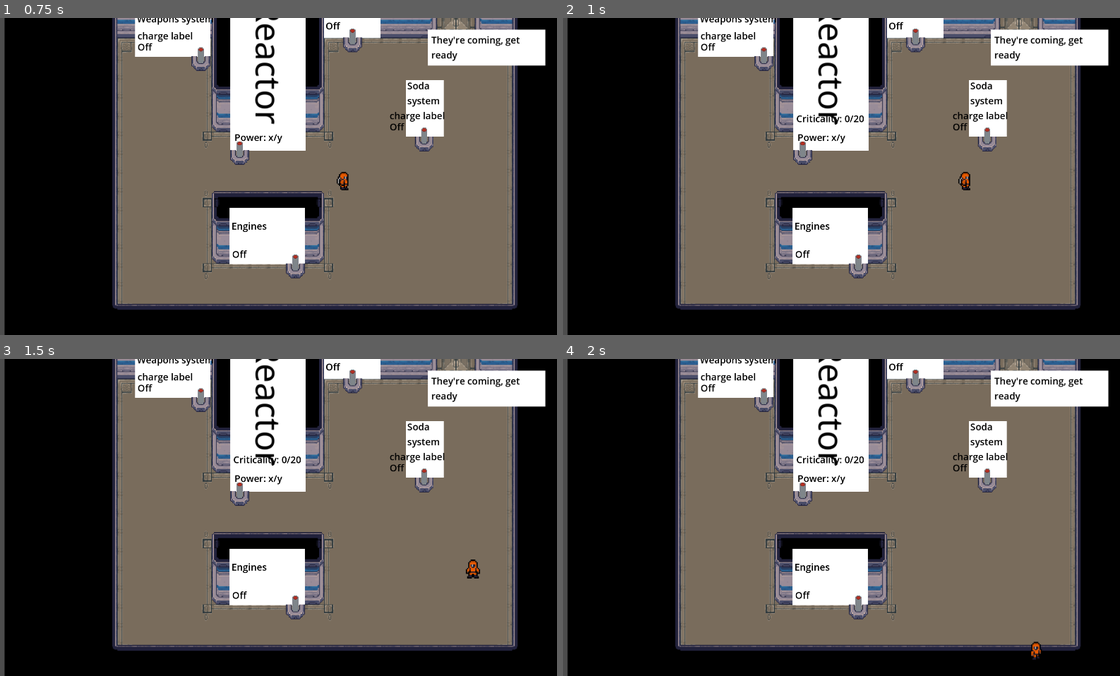
Above: before the commit, frames 1-4 (two rows, left to right).
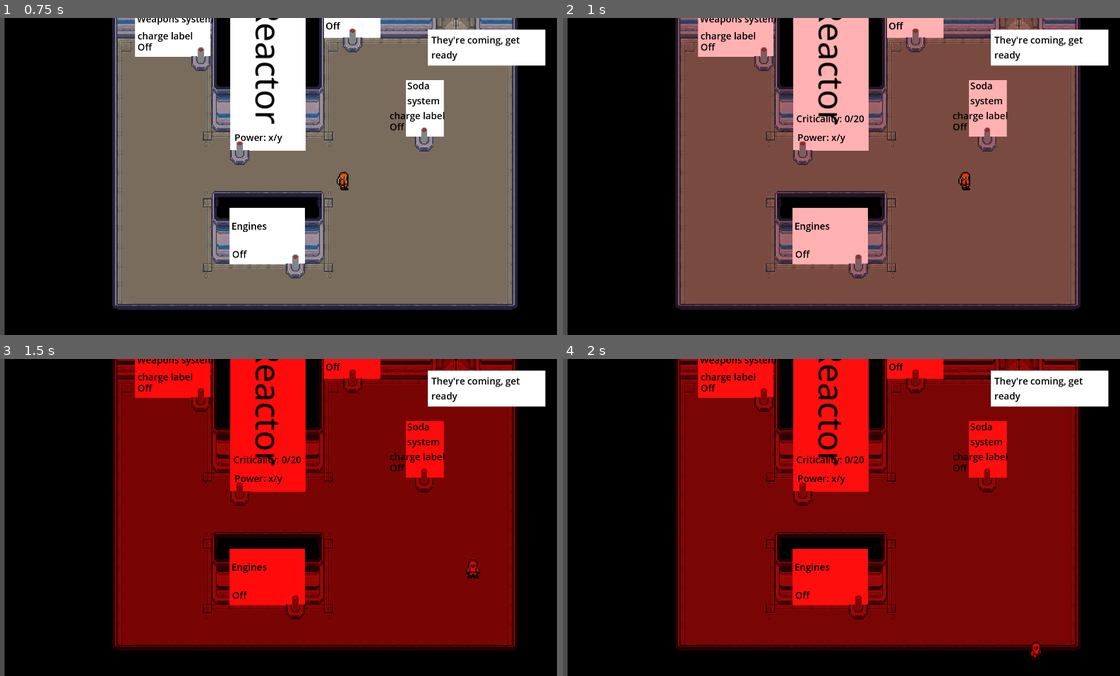
Above: after the commit, the same moments.

Repository: RichTeaMan/not-on-my-watch
Game: Godot game, scene res://scenes/engineering-room.tscn
The game is run twice, just before and just after one commit, with the same random seed, the same clock (stepped at 60 frames per second) and the same inputs.
Inputs:
- Up to frame 1 (0.75 s): hold D (right) from 0.53 s (still down); tap E (action) at 0.6 s
- Up to frame 2 (1 s): keep holding D (right); tap End (ui_end) at 0.8 s
- Up to frame 3 (1.5 s): release D (right) at 1.28 s; hold S (down) from 1.28 s (still down); tap End (ui_end) at 1.35 s
- Up to frame 4 (2 s): keep holding S (down); tap E (action) at 1.55 s

Frame 1 is identical in both runs. In frame 2, 59% of the frame differs, in the area x 20-93%, y 0-91%; in frame 3, 63%; in frame 4, 63%, in the area x 20-93%, y 0-95%.

Commit message:
Added red siren when reactor reaches criticality.

Diff:
--- a/assets/furniture/reactor/reactor.gd
+++ b/assets/furniture/reactor/reactor.gd
@@ -1,4 +1,4 @@
-extends Node2D
+class_name Reactor extends Node2D
 
 @export var MAX_POWER = 100
 @export var TICK_TIME = 1
@@ -31,6 +31,9 @@
         critical_level -= 1
     critical_label.text = "Criticality: %s/%s" % [critical_level, MAX_CRITICAL_LEVEL]
 
+func is_in_danger() -> bool:
+    return (MAX_CRITICAL_LEVEL * 0.75) <= critical_level
+
 func _on_button_pressed(button_id: String):
     if button_id != "reactor":
         return
--- a/scenes/engineering-room.tscn
+++ b/scenes/engineering-room.tscn
@@ -36,7 +36,8 @@
 [node name="furniture" type="Node2D" parent="."]
 y_sort_enabled = true
 
-[node name="Reactor" parent="furniture" instance=ExtResource("3_f62ad")]
+[node name="reactor" parent="furniture" instance=ExtResource("3_f62ad")]
+unique_name_in_owner = true
 z_index = 1
 y_sort_enabled = true
 position = Vector2(288, 128)
@@ -73,3 +74,6 @@
 
 [node name="soda" parent="." instance=ExtResource("9_083vw")]
 position = Vector2(555, 184)
+
+[node name="canvas_modulate" type="CanvasModulate" parent="."]
+unique_name_in_owner = true
--- a/scenes/engineering_room.gd
+++ b/scenes/engineering_room.gd
@@ -14,6 +14,7 @@
 
 @onready var camera = %camera
 
+@onready var reactor: Reactor = %reactor
 @onready var shield: ConsumerSubsystem = %shield
 @onready var engine: ConsumerSubsystem = %engine
 @onready var weapons: ConsumerSubsystem = %weapons
@@ -31,6 +32,8 @@
 var ship_aliments: Array[Aliments] = []
 
 var weapon_offline_seconds = 0
+
+var red_siren_active = false
 
 func _ready() -> void:
     Global.on_enemy_ship_state_changed.connect(_on_enemy_ship_state_changed)
@@ -50,6 +53,11 @@
 func _process(delta: float) -> void:
     for enemy_ship in enemy_ships:
         enemy_ship.process(delta)
+
+    if reactor.is_in_danger():
+        start_red_siren()
+    else:
+        stop_red_siren()
 
     second_timer -= delta
     if second_timer <= 0.0:
@@ -72,6 +80,9 @@
         camera.shake(1.0)
     if Input.is_action_just_pressed("ui_page_down"):
         UI.add_comm_message("a new message")
+    if Input.is_action_just_pressed("ui_end"):
+        red_siren_active = !red_siren_active
+        red_siren()
 
 func ship_damage():
     ship_health -= 1
@@ -139,3 +150,32 @@
     if ship_aliments.has(Aliments.THIRSTY):
         ship_aliments.remove_at(ship_aliments.find(Aliments.THIRSTY))
     UI.add_comm_message("Ahh, delicious soda.")
+
+func start_red_siren():
+    if red_siren_active:
+        return
+    red_siren_active = true
+    red_siren()
+
+func stop_red_siren():
+    red_siren_active = false
+
+func red_siren():
+    if !red_siren_active:
+        return
+
+    var transition_time = 0.6
+    var pause_time = 0.2
+
+    var canvas_modulate: CanvasModulate = %canvas_modulate
+    var tween = get_tree().create_tween()
+    tween.parallel().tween_property(canvas_modulate, "color:g", 0, transition_time)
+    tween.parallel().tween_property(canvas_modulate, "color:b", 0, transition_time)
+
+    tween.chain().tween_interval(pause_time)
+
+    tween.parallel().tween_property(canvas_modulate, "color:g", 1, transition_time)
+    tween.parallel().tween_property(canvas_modulate, "color:b", 1, transition_time)
+
+    tween.chain().tween_interval(pause_time)
+    tween.tween_callback(red_siren)
